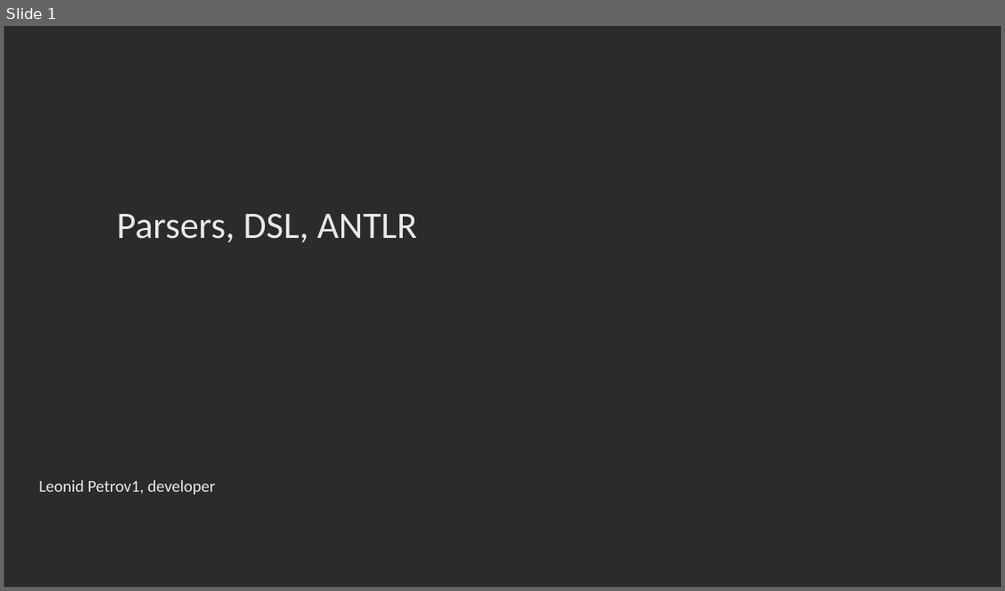
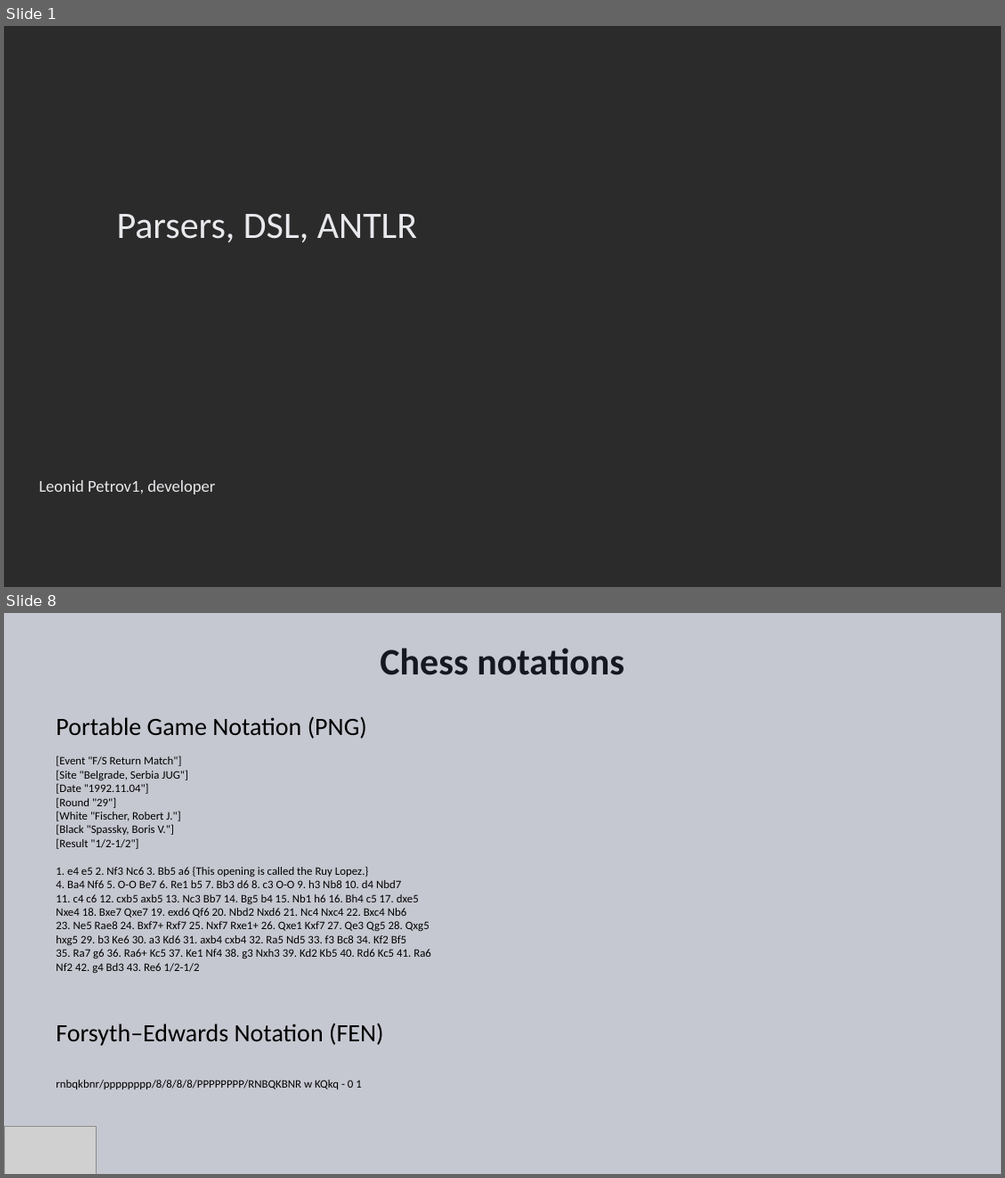
Before and after one commit to Ungerfall/ungerfall.github.io, a slide deck: presentation/antlr/antlr.pptx. Shown one above the other, each under a label of ours: slide 1 before the commit, slides 1 and 8 after it; the slides between them are not shown. The pictures are 1005x591 and 1005x1178 pixels, drawn with LibreOffice and Linux fonts; fonts in the diff are those of the drawing; grey boxes stand for pictures; background and template pictures are left out; a plain dark background stands for a picture behind light text. Boxes give left, top, right and bottom in pixels: in the first picture for what was removed or moved away, otherwise in the second. Text is boxed around its words. In the diff, an @@ line names an element or a change of style, - is before the commit and + after.

```diff
--- a/presentation/antlr/antlr.pptx
+++ b/presentation/antlr/antlr.pptx
@@ slide 8 added at bbox=[4, 613, 1001, 1174], background #C6C8D1 @@
@@ title added at bbox=[380, 648, 624, 675], 36 pt, text #161821, bold @@
+Chess notations
@@ text added at bbox=[56, 716, 431, 1089], 11 pt, text #000000 @@
+Portable Game Notation (PNG)
+[Event "F/S Return Match"]
+[Site "Belgrade, Serbia JUG"]
+[Date "1992.11.04"]
+[Round "29"]
+[White "Fischer, Robert J."]
+[Black "Spassky, Boris V."]
+[Result "1/2-1/2"]
+1. e4 e5 2. Nf3 Nc6 3. Bb5 a6 {This opening is called the Ruy Lopez.}
+4. Ba4 Nf6 5. O-O Be7 6. Re1 b5 7. Bb3 d6 8. c3 O-O 9. h3 Nb8 10. d4 Nbd7
+11. c4 c6 12. cxb5 axb5 13. Nc3 Bb7 14. Bg5 b4 15. Nb1 h6 16. Bh4 c5 17. dxe5
+Nxe4 18. Bxe7 Qxe7 19. exd6 Qf6 20. Nbd2 Nxd6 21. Nc4 Nxc4 22. Bxc4 Nb6
+23. Ne5 Rae8 24. Bxf7+ Rxf7 25. Nxf7 Rxe1+ 26. Qxe1 Kxf7 27. Qe3 Qg5 28. Qxg5
+hxg5 29. b3 Ke6 30. a3 Kd6 31. axb4 cxb4 32. Ra5 Nd5 33. f3 Bc8 34. Kf2 Bf5
+35. Ra7 g6 36. Ra6+ Kc5 37. Ke1 Nf4 38. g3 Nxh3 39. Kd2 Kb5 40. Rd6 Kc5 41. Ra6
+Nf2 42. g4 Bd3 43. Re6 1/2-1/2
+Forsyth–Edwards Notation (FEN)
+rnbqkbnr/pppppppp/8/8/8/8/PPPPPPPP/RNBQKBNR w KQkq - 0 1
@@ picture added at bbox=[4, 1126, 97, 1174] @@
```
Also in this commit, not shown: 3 slides changed, 13 other slides added, 6 slides removed.
